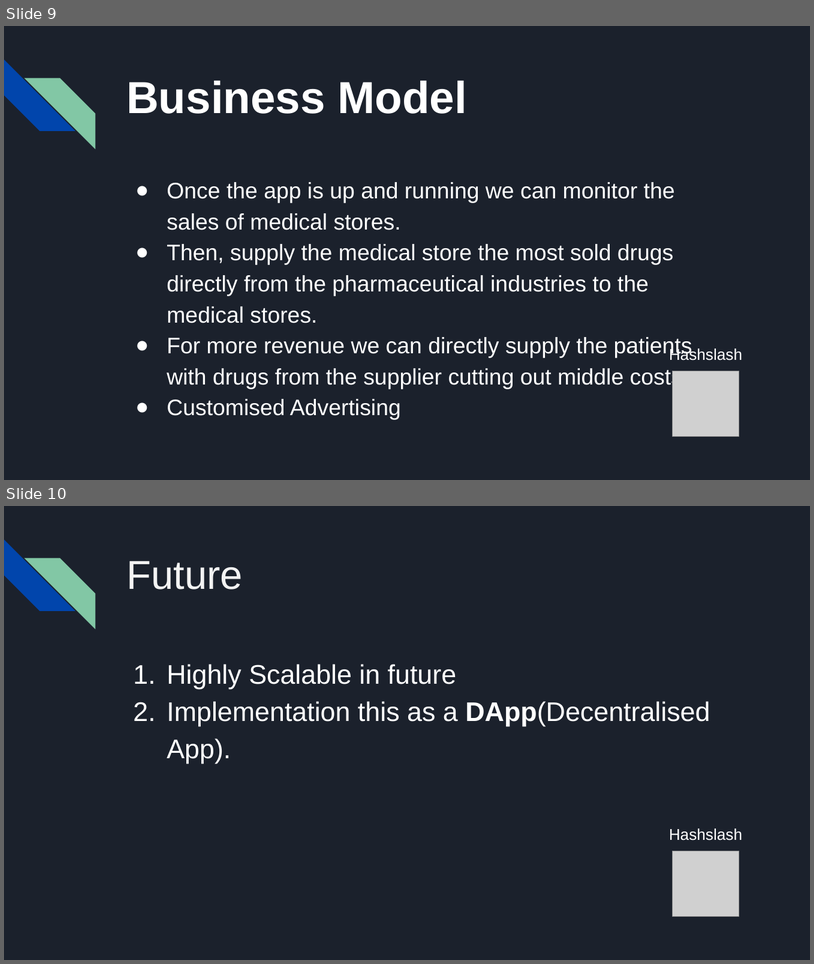
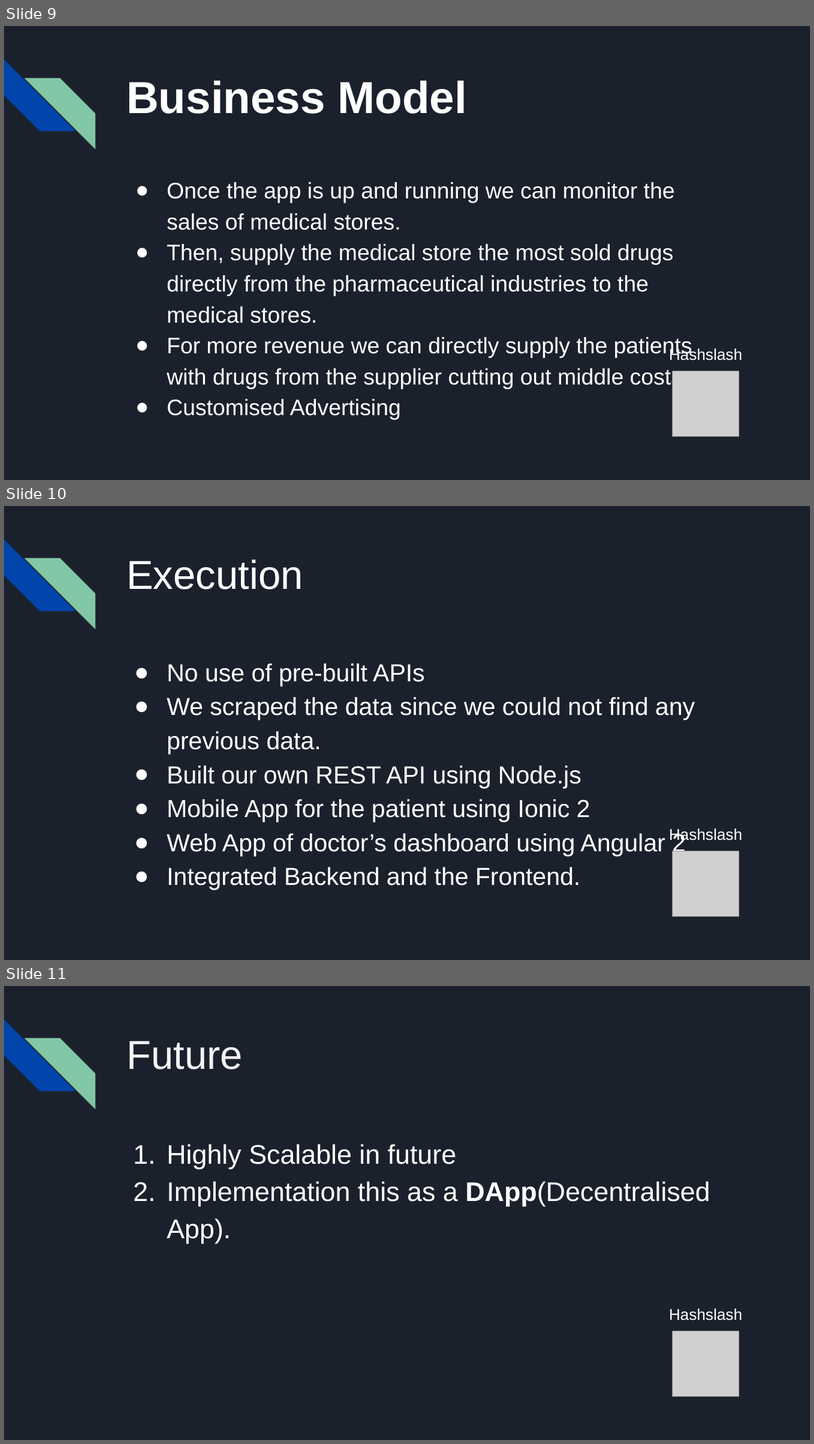
Before and after one commit to happy-thakur/hack3, a slide deck: presentation.pptx. Shown one above the other, each under a label of ours: slides 9 and 10 before the commit, slides 9, 10 and 11 after it. The pictures are 814x964 and 814x1444 pixels, drawn with LibreOffice and Linux fonts; fonts in the diff are those of the drawing; grey boxes stand for pictures. Boxes give left, top, right and bottom in pixels: in the first picture for what was removed or moved away, otherwise in the second. Text is boxed around its words. In the diff, an @@ line names an element or a change of style, - is before the commit and + after.

```diff
--- a/presentation.pptx
+++ b/presentation.pptx
@@ slide 10 added at [4,506,810,960], background #1B212C; not listed: 2 template elements that a slide beside it also shows @@
@@ title added at [126,559,303,589], 36 pt, text #FFFFFF @@
+Execution
@@ text added at [167,663,695,890], 22 pt, text #FFFFFF @@
+● No use of pre-built APIs
+● We scraped the data since we could not find any previous data.
+● Built our own REST API using Node.js
+● Mobile App for the patient using Ionic 2
+● Web App of doctor’s dashboard using Angular 2
+● Integrated Backend and the Frontend.
@@ text added at [669,828,743,843], 14 pt, text #FFFFFF @@
+Hashslash
@@ picture added at [672,850,738,916] @@
@@ what was slide 10 is now slide 11 @@
```
Also in this commit, not shown: 1 slide changed, 1 other slide added, 3 other files.
